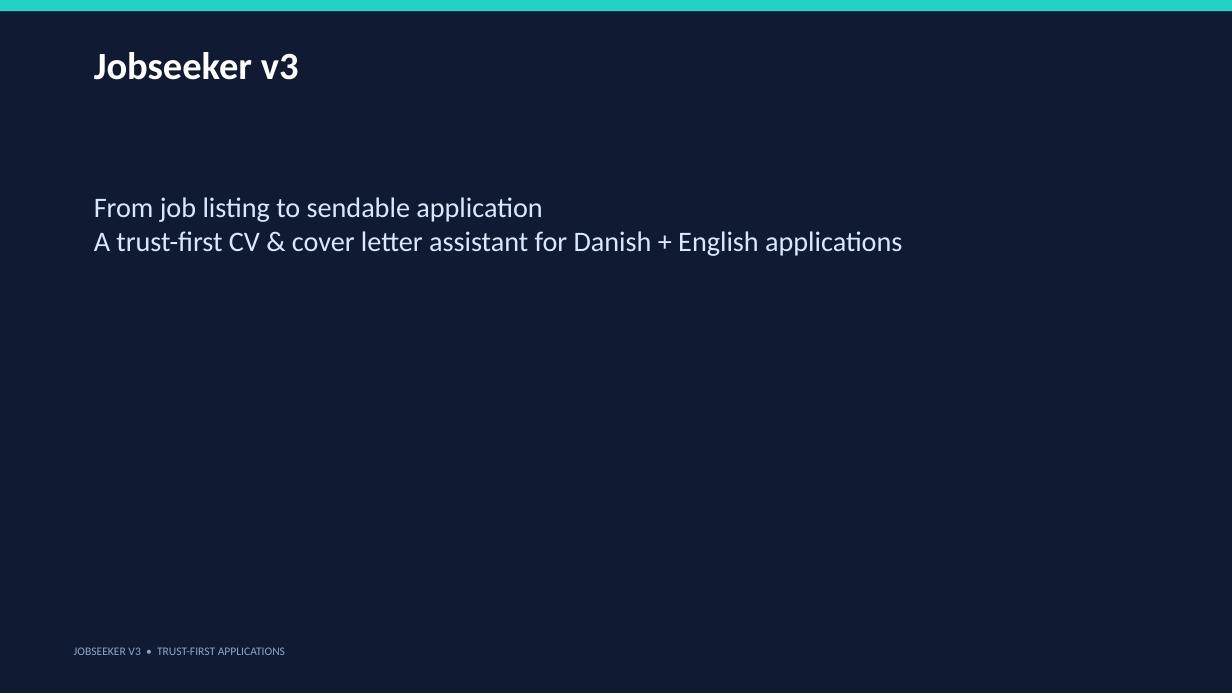
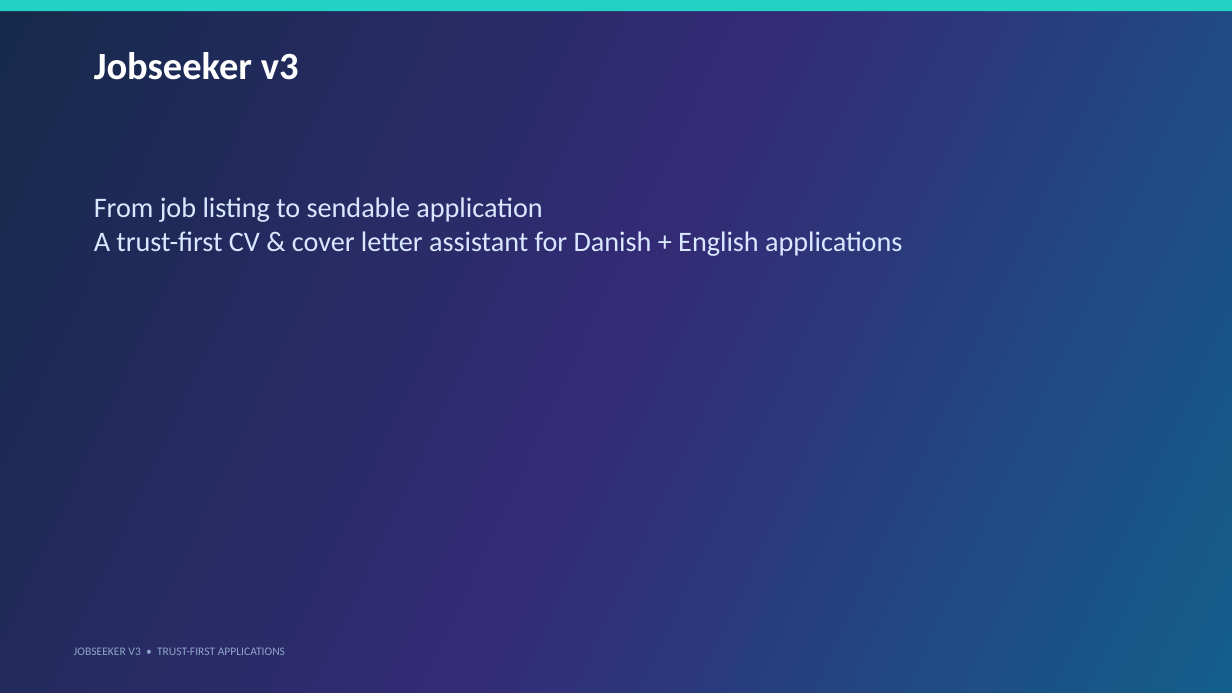
Before and after one commit to japperJ/jobseekerv3, a slide deck: slide 1 of slides/jobseeker-v3-intro.pptx. Drawn at 1232x693 pixels with LibreOffice and Linux fonts; fonts in the diff are those of the drawing. Boxes give left, top, right and bottom in pixels: in the first picture for what was removed or moved away, otherwise in the second. Text is boxed around its words. In the diff, an @@ line names an element or a change of style, - is before the commit and + after.

```diff
--- a/slides/jobseeker-v3-intro.pptx
+++ b/slides/jobseeker-v3-intro.pptx
@@ background #101B33 to gradient #152A4A to #342B75 to #135E8A @@
```
Also in this commit, not shown: 8 other slides changed, 1 slide added.
